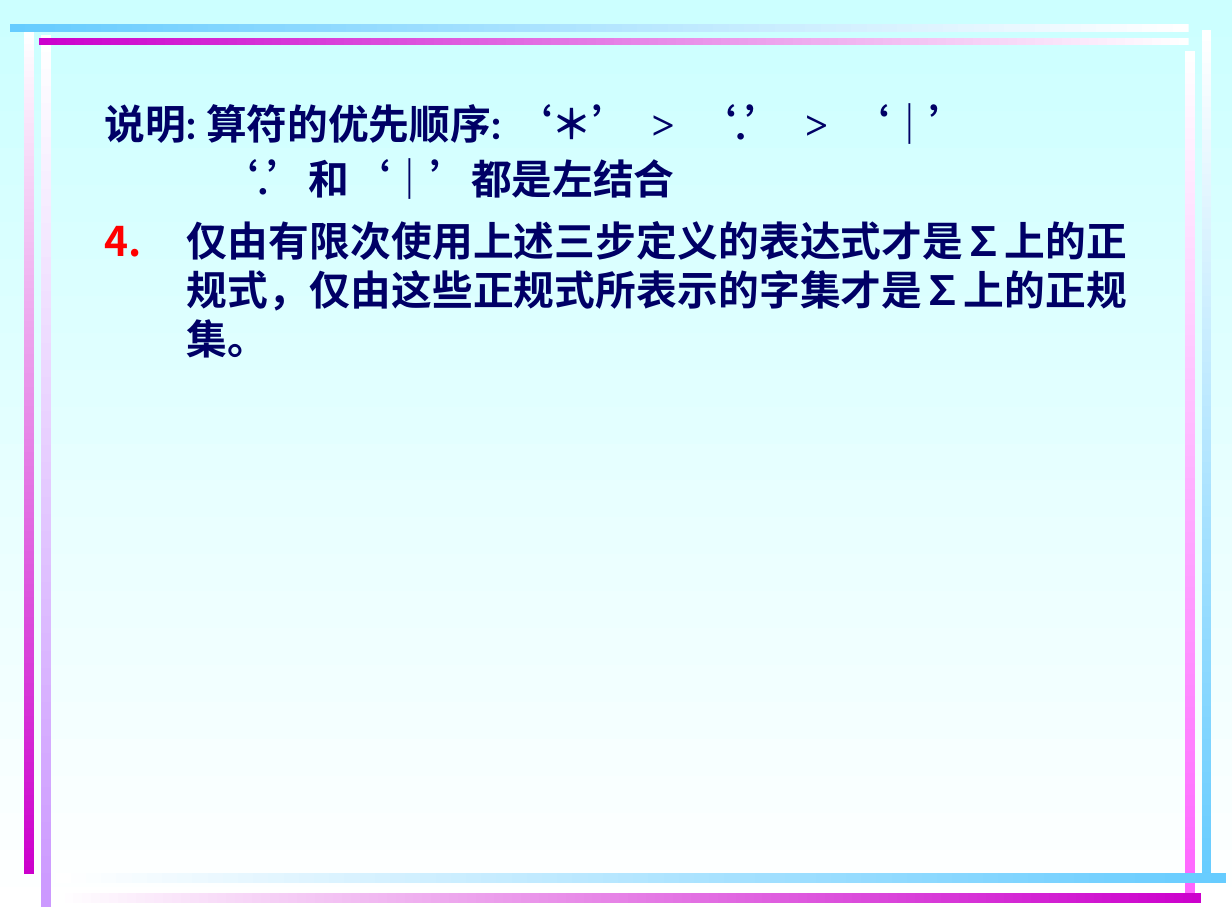
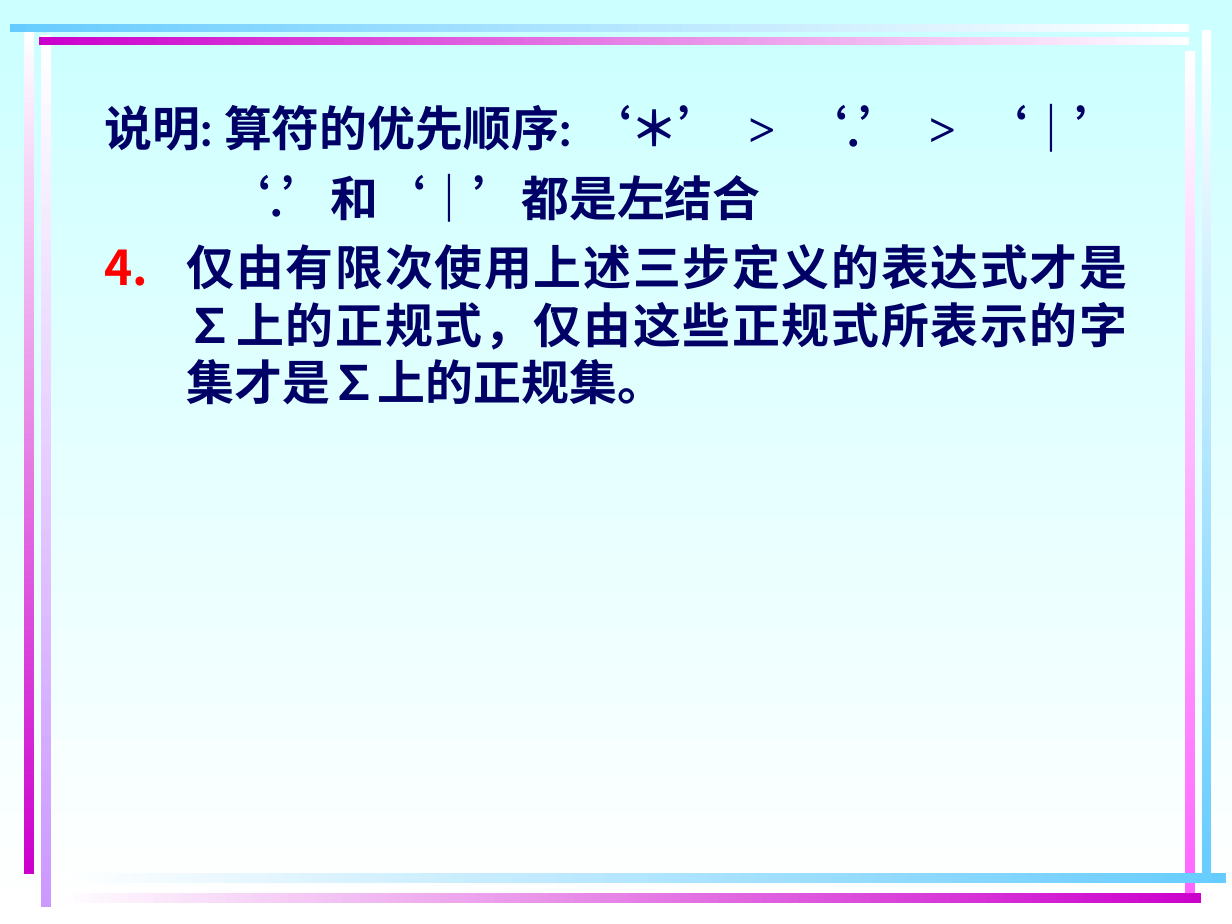
Before and after one commit to IACJ/scut-Courses, a slide deck: slide 9 of 《编译原理》/课件/编译原理课件/第4章 词法分析.ppt. Drawn at 1232x924 pixels with LibreOffice and Linux fonts; fonts in the diff are those of the drawing. Boxes give left, top, right and bottom in pixels: in the first picture for what was removed or moved away, otherwise in the second. Text is boxed around its words. In the diff, an @@ line names an element or a change of style, - is before the commit and + after.

```diff
--- a/《编译原理》/课件/编译原理课件/第4章 词法分析.ppt
+++ b/《编译原理》/课件/编译原理课件/第4章 词法分析.ppt
@@ text "说明: 算符的优先顺序: ‘＊’ > ‘.’ ..." at (x1=104, y1=105, x2=1128, y2=405): size 23.8 to 28 pt; line spacing 0.9 to 1 @@
```
Also in this commit, not shown: 77 other slides changed, 14 other files.
